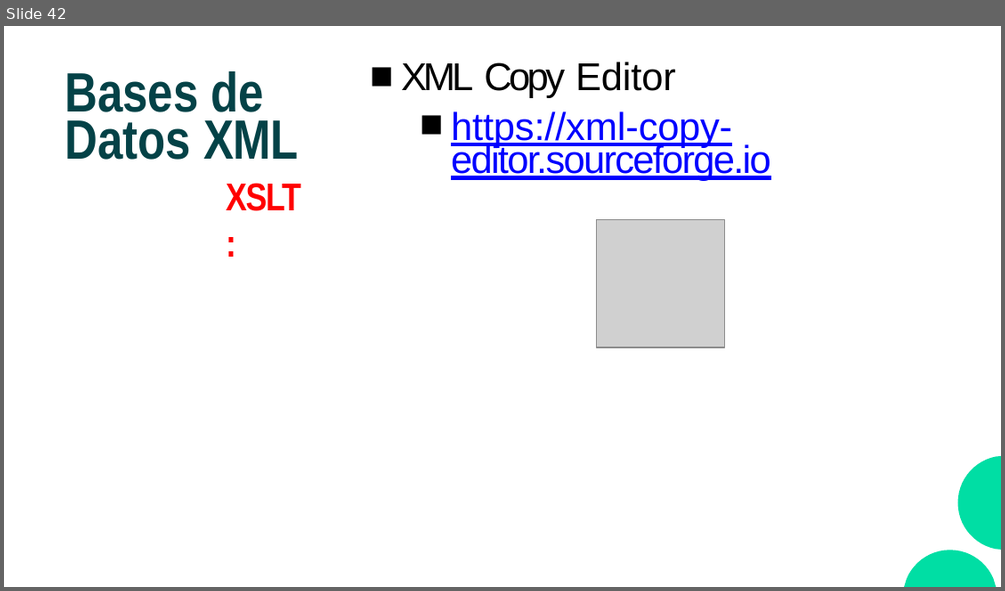
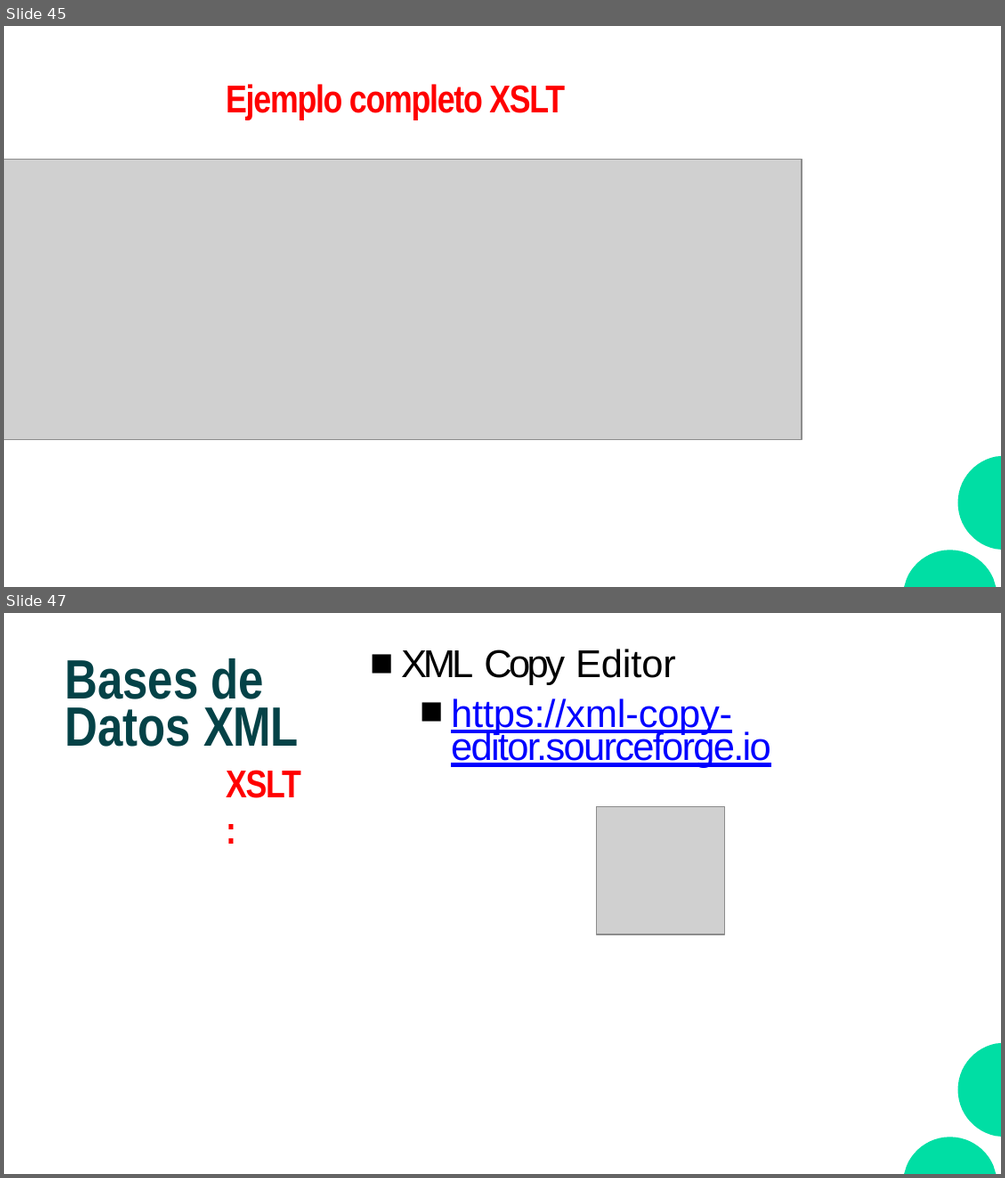
Before and after one commit to CodeWithJuancho/CEIABD_Modulos-de-Big-Data, a slide deck: BIU/UT2 - Almacenamiento y consulta de datos/UT2_1 XML/UT2_1 XML.pptx. Shown one above the other, each under a label of ours: slide 42 before the commit, slides 45 and 47 after it; the slides between them are not shown. The pictures are 1005x591 and 1005x1178 pixels, drawn with LibreOffice and Linux fonts; fonts in the diff are those of the drawing; grey boxes stand for pictures. Boxes give left, top, right and bottom in pixels: in the first picture for what was removed or moved away, otherwise in the second. Text is boxed around its words. In the diff, an @@ line names an element or a change of style, - is before the commit and + after.

```diff
--- a/BIU/UT2 - Almacenamiento y consulta de datos/UT2_1 XML/UT2_1 XML.pptx
+++ b/BIU/UT2 - Almacenamiento y consulta de datos/UT2_1 XML/UT2_1 XML.pptx
@@ slide 45 added at <box>4,26,1001,587</box>, background #FFFFFF @@
@@ text added at <box>226,84,565,120</box>, 28 pt, text #FF0000, bold @@
+Ejemplo completo XSLT
@@ picture added at <box>4,159,801,439</box> @@
@@ freeform shape added at <box>904,456,1001,586</box>, fill #00DEA4 @@
@@ what was slide 42 is now slide 47 @@
```
Also in this commit, not shown: 13 slides changed, 4 other slides added, 12 other files.
